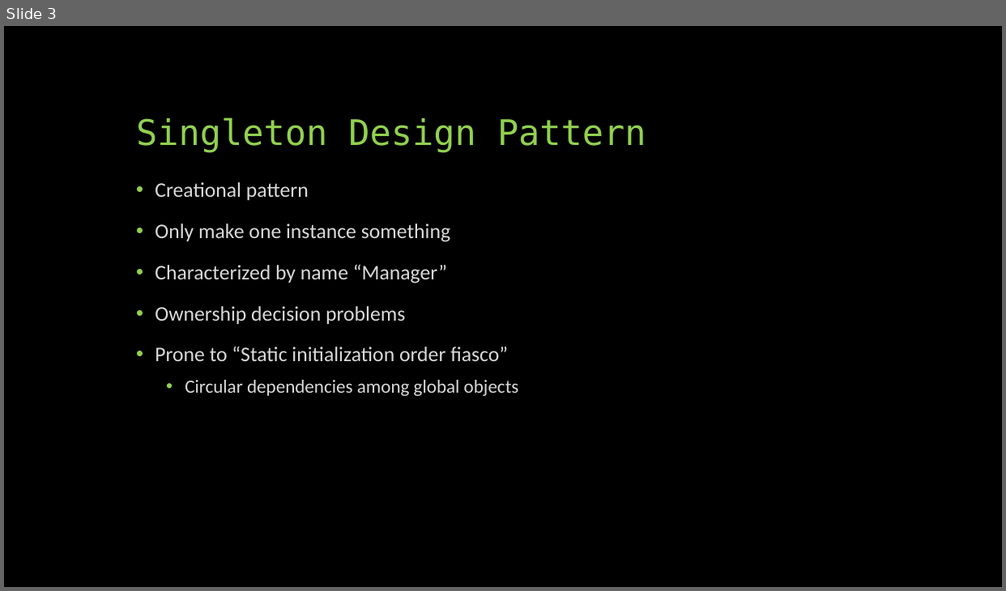
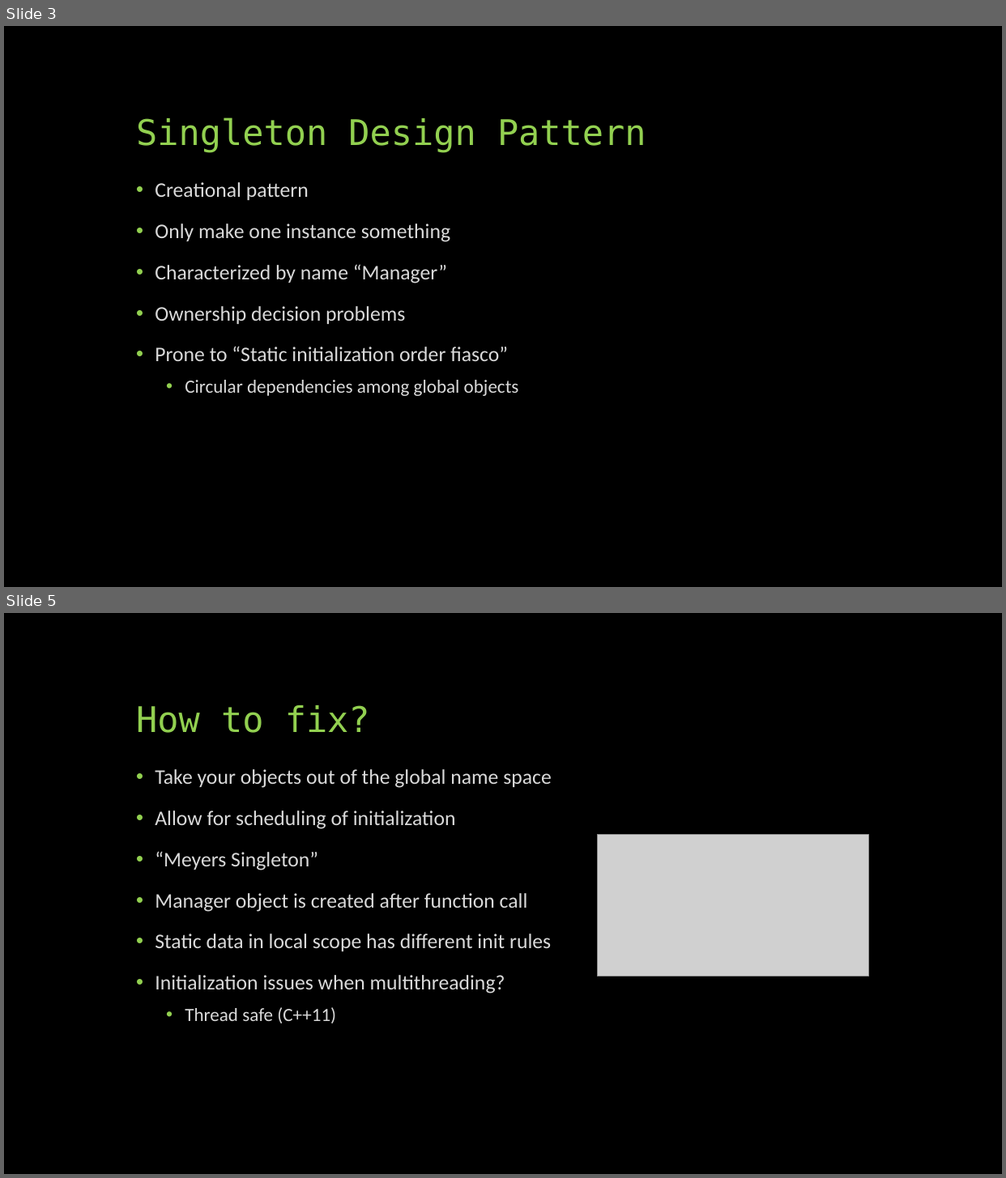
Before and after one commit to FHorrie/Prog4Presentation, a slide deck: Beautiful C++ ch3-2 I.3.pptx. Shown one above the other, each under a label of ours: slide 3 before the commit, slides 3 and 5 after it; the slides between them are not shown. The pictures are 1006x591 and 1006x1178 pixels, drawn with LibreOffice and Linux fonts; fonts in the diff are those of the drawing; grey boxes stand for pictures. Boxes give left, top, right and bottom in pixels: in the first picture for what was removed or moved away, otherwise in the second. Text is boxed around its words. In the diff, an @@ line names an element or a change of style, - is before the commit and + after.

```diff
--- a/Beautiful C++ ch3-2 I.3.pptx
+++ b/Beautiful C++ ch3-2 I.3.pptx
@@ slide 5 added at (x1=4, y1=613, x2=1002, y2=1174), background #000000 @@
@@ title added at (x1=136, y1=705, x2=370, y2=733), 34 pt, text #92D050 @@
+How to fix?
@@ text added at (x1=155, y1=769, x2=551, y2=1024), 20 pt, text #D9D9D9 @@
+• Take your objects out of the global name space
+• Allow for scheduling of initialization
+• “Meyers Singleton”
+• Manager object is created after function call
+• Static data in local scope has different init rules
+• Initialization issues when multithreading?
+  • Thread safe (C++11)
@@ picture added at (x1=598, y1=835, x2=868, y2=976) @@
```
Also in this commit, not shown: 1 slide changed, 4 other slides added.
